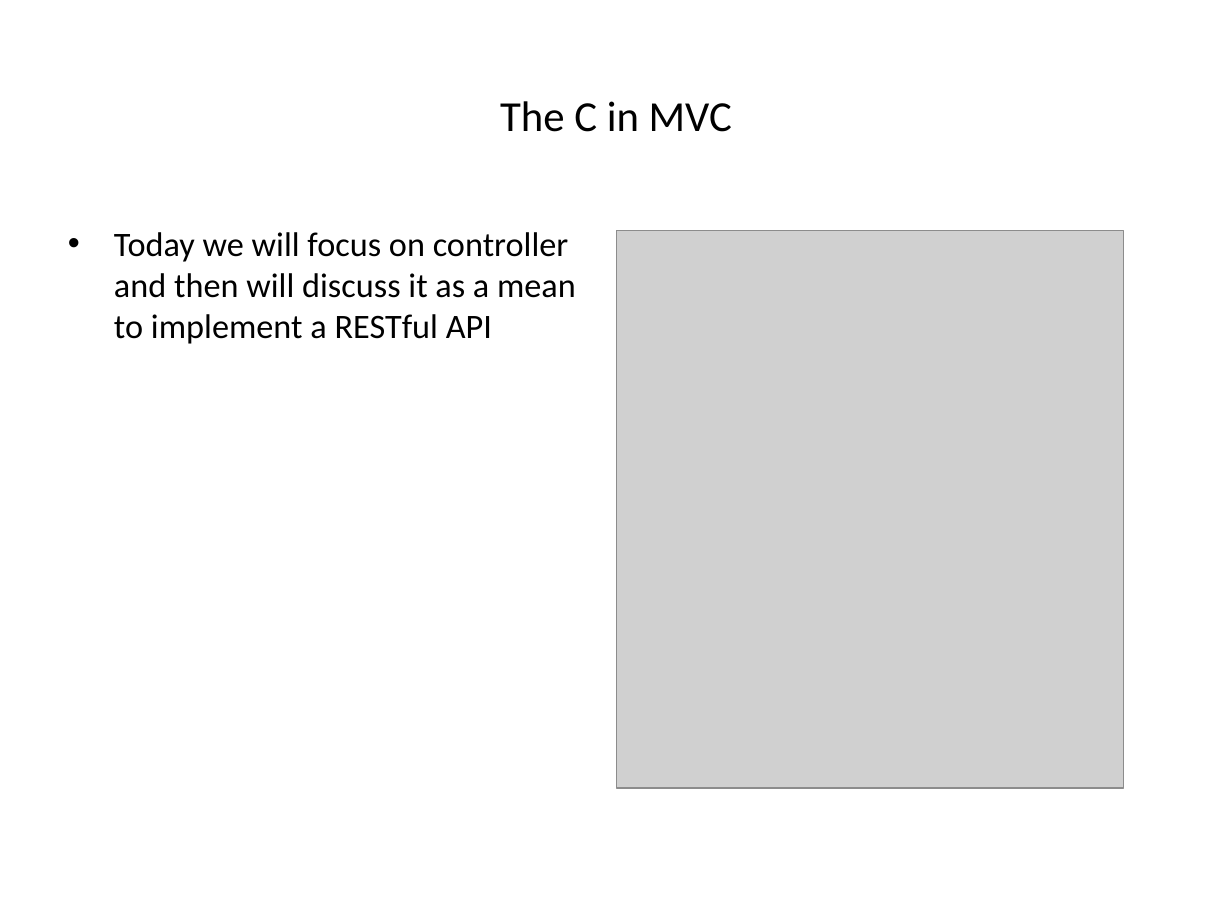
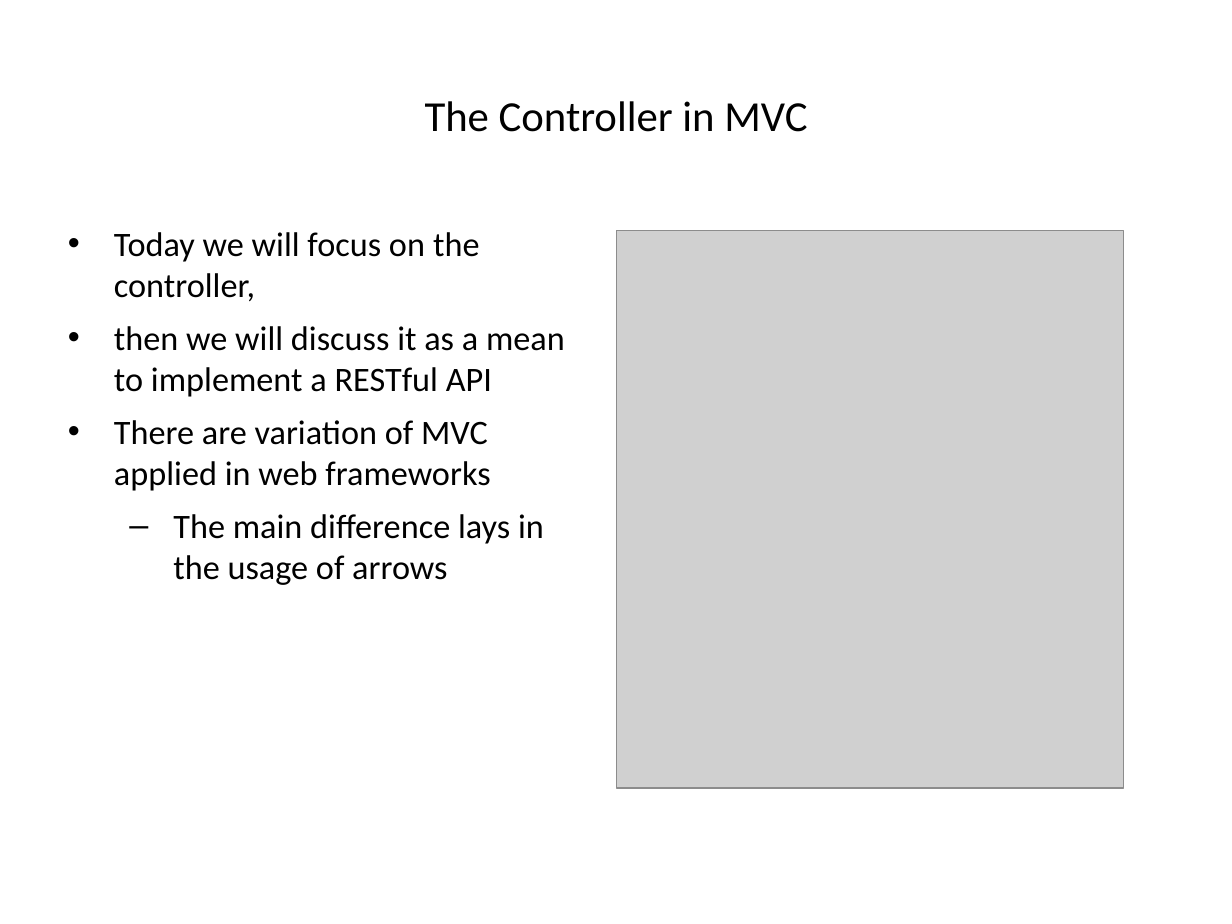
Before and after one commit to hogeschool/Development-5, a slide deck: slide 7 of Lectures/Lecture3/lesson3.pptx (slide 6 before the commit). Drawn at 1232x924 pixels with LibreOffice and Linux fonts; fonts in the diff are those of the drawing; grey boxes stand for pictures. Boxes give left, top, right and bottom in pixels: in the first picture for what was removed or moved away, otherwise in the second. Text is boxed around its words. In the diff, an @@ line names an element or a change of style, - is before the commit and + after.

```diff
--- a/Lectures/Lecture3/lesson3.pptx
+++ b/Lectures/Lecture3/lesson3.pptx
@@ title at (x1=425, y1=101, x2=807, y2=132): text changed @@
-The C in MVC
+The Controller in MVC
@@ text at (x1=114, y1=232, x2=565, y2=585): text changed @@
-• Today we will focus on controller and then will discuss it as a mean to implement a RESTful API
+• Today we will focus on the controller,
+• then we will discuss it as a mean to implement a RESTful API
+• There are variation of MVC applied in web frameworks
+  – The main difference lays in the usage of arrows
```
Also in this commit, not shown: 8 other slides changed, 8 slides added, 2 other files.
